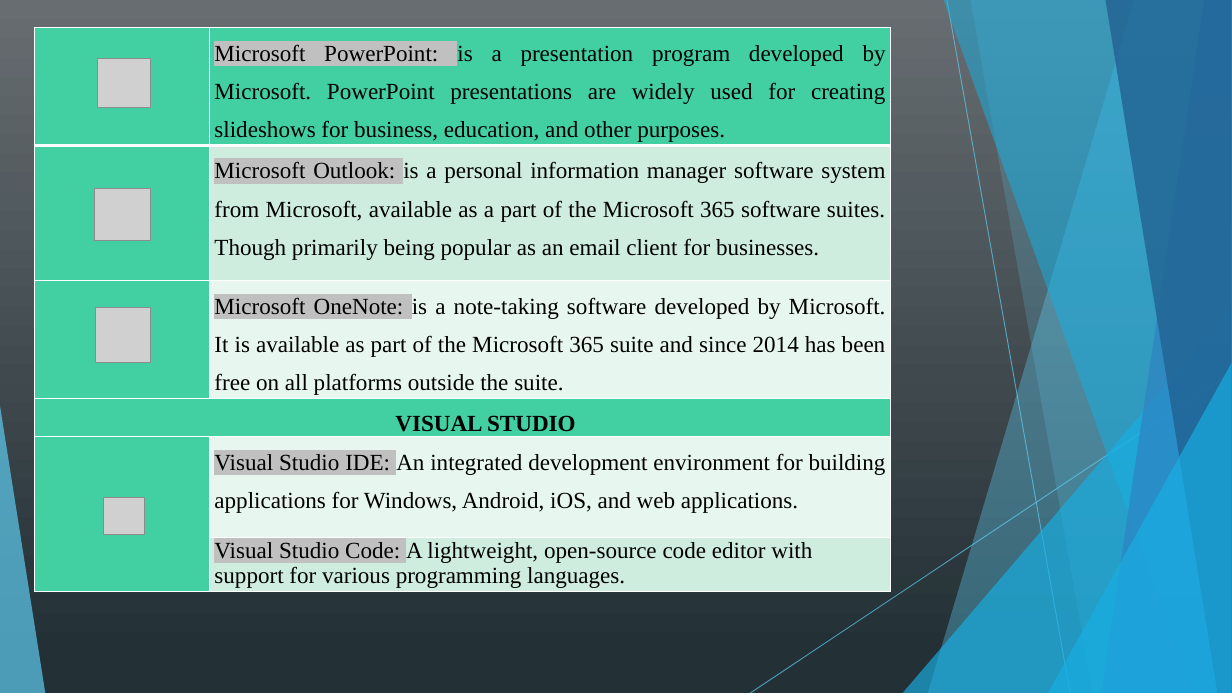
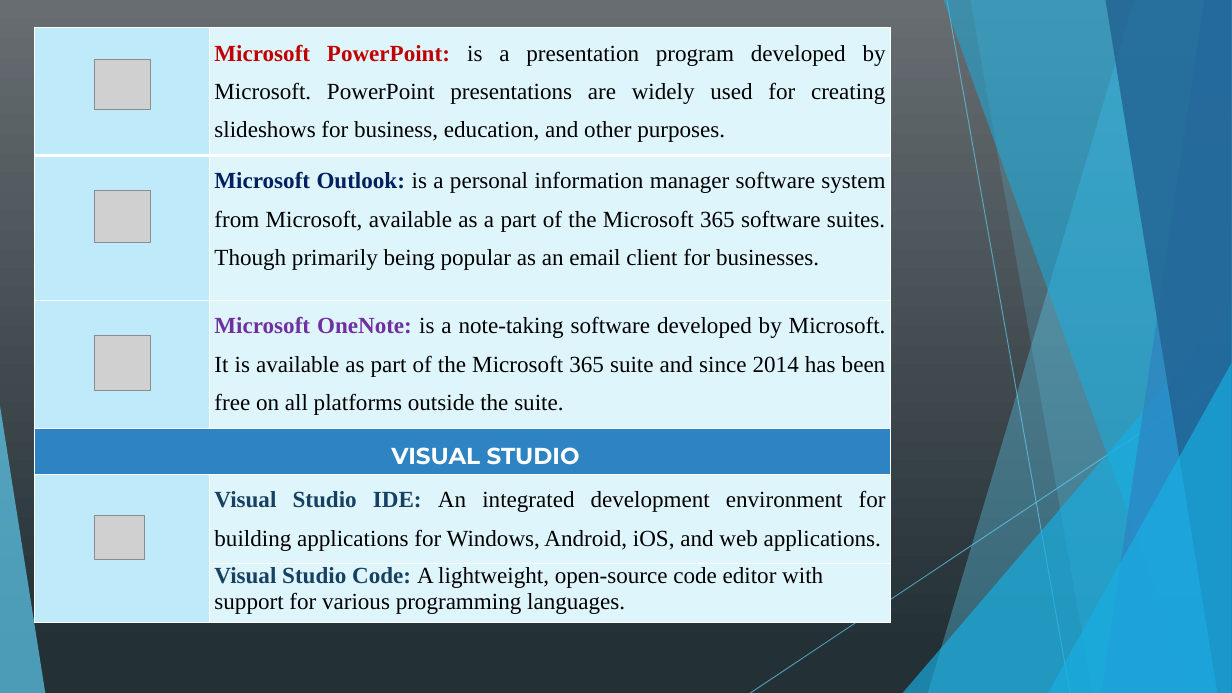
Before and after one commit to kamiri-lilia/projet-final, a slide deck: slide 13 of TIC_PP.pptx. Drawn at 1232x693 pixels with LibreOffice and Linux fonts; fonts in the diff are those of the drawing; grey boxes stand for pictures. Boxes give left, top, right and bottom in pixels: in the first picture for what was removed or moved away, otherwise in the second. Text is boxed around its words. In the diff, an @@ line names an element or a change of style, - is before the commit and + after.

```diff
--- a/TIC_PP.pptx
+++ b/TIC_PP.pptx
@@ table at (34,28,891,623) @@
@@ fill #42D0A2 to #BFEAF9 in 4 cells @@
@@ fill #42D0A2 to #DFF5FC in row 1, column 2 @@
@@ fill #CFEEE0 to #DFF5FC in 2 cells @@
@@ fill #E9F7F0 to #DFF5FC in 2 cells @@
@@ fill #42D0A2 to #2E83C3 in row 4, column 1 @@
@@ text colour #000000 to #C00000 in "Microsoft PowerPoint:" @@
@@ highlight #C0C0C0 to none, bold on in "Microsoft PowerPoint:", "Microsoft Outlook:", "Microsoft OneNote:", "Visual Studio IDE:" and 1 more places @@
@@ text colour #000000 to #002060 in "Microsoft Outlook:" @@
@@ text colour #000000 to #7030A0 in "Microsoft OneNote:" @@
@@ font Times New Roman to Montserrat, text colour #000000 to #FFFFFF in "VISUAL STUDIO" @@
@@ text colour #000000 to #174162 in "Visual Studio IDE:", "Visual Studio Code:" @@
@@ picture: place and size @@
-picture at (95,308,150,362)
+picture at (95,335,152,390)
@@ picture: place and size @@
-picture at (104,498,144,535)
+picture at (95,516,145,560)
```
Also in this commit, not shown: 9 other slides changed, 1 slide added, 1 slide removed.
